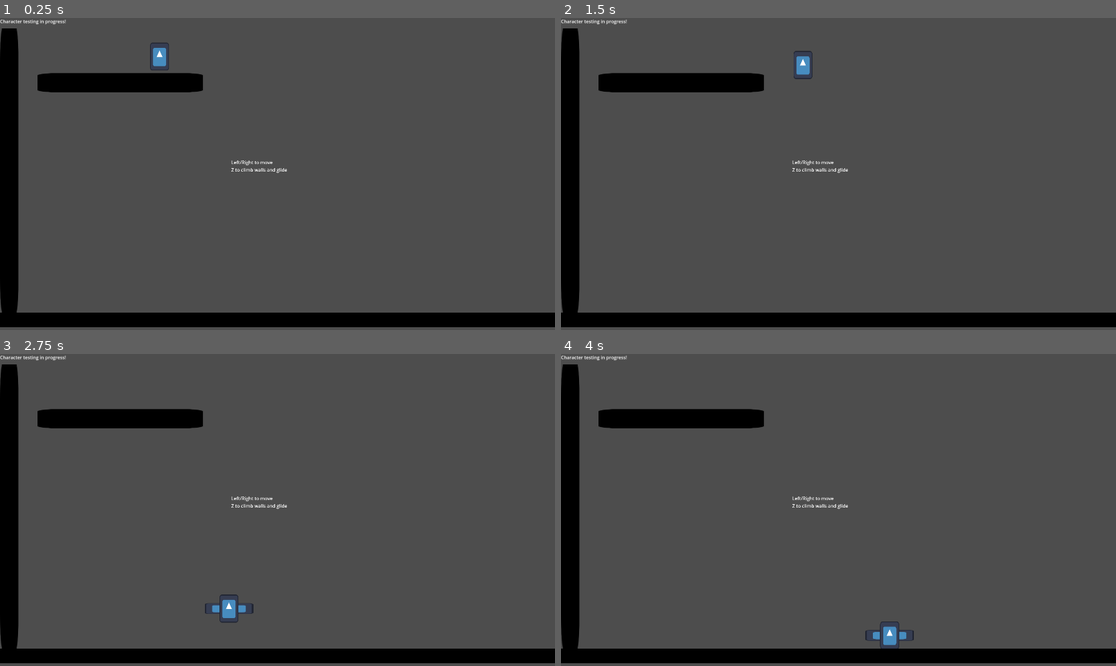
Above: before the commit, frames 1-4 (two rows, left to right).
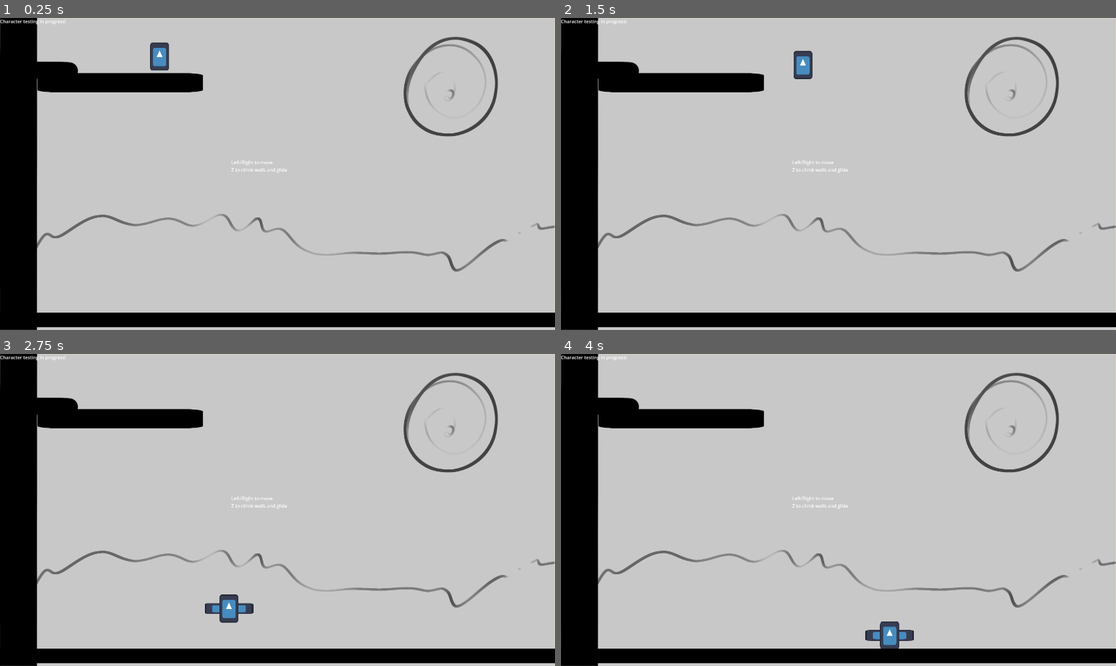
Above: after the commit, the same moments.

Repository: SIFZapata/PowerUp2024
Game: Godot game, scene res://character_test.tscn
The game is run twice, just before and just after one commit, with the same random seed, the same clock (stepped at 60 frames per second) and the same inputs. The engine's default icon, where the game draws it, is replaced by a stand-in: a white triangle on a blue panel in a dark square.
Inputs:
- Up to frame 1 (0.25 s): no input
- Up to frame 2 (1.5 s): hold Z (action_1) 0.53-1.28 s; hold Right (right) from 0.53 s (still down); tap Z (action_1) at 1.35 s
- Up to frame 3 (2.75 s): release Right (right) at 2.03 s; hold Left (left) from 2.03 s (still down); hold Z (action_1) from 2.03 s (still down)
- Up to frame 4 (4 s): release Left (left) at 2.78 s; release Z (action_1) at 2.78 s; hold Right (right) from 2.78 s (still down); tap Z (action_1) at 2.85 s; hold Z (action_1) from 3.53 s (still down)

The runs differ from the first frame. In frame 1, 90% of the frame differs, in the area x 0-100%, y 0-100%; in frame 2, 90%; in frame 3, 90%; in frame 4, 90%.

Commit message:
Place older of the background

Diff:
--- a/character_test.tscn
+++ b/character_test.tscn
@@ -1,7 +1,9 @@
-[gd_scene load_steps=5 format=3 uid="uid://c58mgi6lbhled"]
+[gd_scene load_steps=7 format=3 uid="uid://c58mgi6lbhled"]
 
 [ext_resource type="Script" path="res://PlayerMovement.gd" id="1_8qbqi"]
+[ext_resource type="Texture2D" uid="uid://btgp0iv0r4lq2" path="res://Placeholders/Background Place holder.png" id="1_35722"]
 [ext_resource type="Texture2D" uid="uid://culampgt06wms" path="res://icon.svg" id="1_wuj4c"]
+[ext_resource type="Texture2D" uid="uid://ctkq62d63rf5n" path="res://Placeholders/Tree place holder.png" id="2_10bhv"]
 
 [sub_resource type="CapsuleShape2D" id="CapsuleShape2D_aon5n"]
 radius = 7.28354
@@ -10,6 +12,17 @@
 size = Vector2(128, 128)
 
 [node name="CharacterTest" type="Node2D"]
+
+[node name="TextureRect" type="TextureRect" parent="."]
+offset_right = 1920.0
+offset_bottom = 1080.0
+texture = ExtResource("1_35722")
+
+[node name="Three placeholder" type="TextureRect" parent="."]
+offset_left = -6.10352e-05
+offset_right = 272.0
+offset_bottom = 1080.0
+texture = ExtResource("2_10bhv")
 
 [node name="Label" type="Label" parent="."]
 offset_right = 135.0
Binary file added: Placeholders/Background Place holder.png
Not shown, added: Placeholders/Background Place holder.png.import
Binary file added: Placeholders/Tree place holder.png
Not shown, added: Placeholders/Tree place holder.png.import
